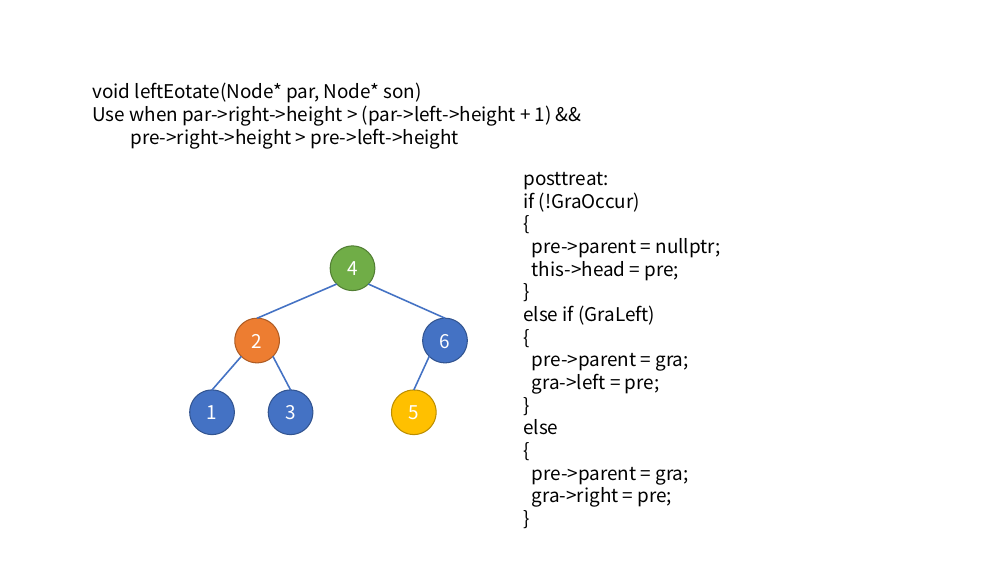
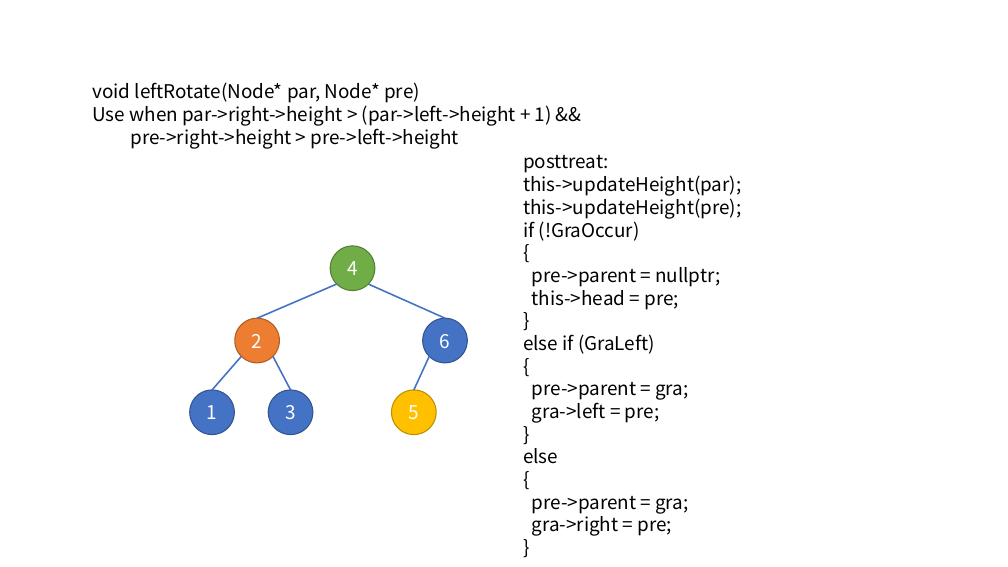
Before and after one commit to blacksea3/C--STL-test, a slide deck: slide 6 of other/CppAlgs/AVLtree.pptx. Drawn at 1008x567 pixels with LibreOffice and Linux fonts; fonts in the diff are those of the drawing. Boxes give left, top, right and bottom in pixels: in the first picture for what was removed or moved away, otherwise in the second. Text is boxed around its words. In the diff, an @@ line names an element or a change of style, - is before the commit and + after.

```diff
--- a/other/CppAlgs/AVLtree.pptx
+++ b/other/CppAlgs/AVLtree.pptx
@@ text at box(92, 82, 420, 103): text changed @@
-void leftEotate(Node* par, Node* son)
+void leftRotate(Node* par, Node* pre)
@@ text "posttreat:": place and size @@
-text "posttreat:" at box(523, 172, 720, 507)
+text "posttreat:" at box(523, 155, 741, 536)
@@ text at box(523, 172, 741, 219): paragraphs added @@
+this->updateHeight(par);
+this->updateHeight(pre);
```
Also in this commit, not shown: 15 other slides changed, 1 slide added, 2 slides removed, 1 other file.
